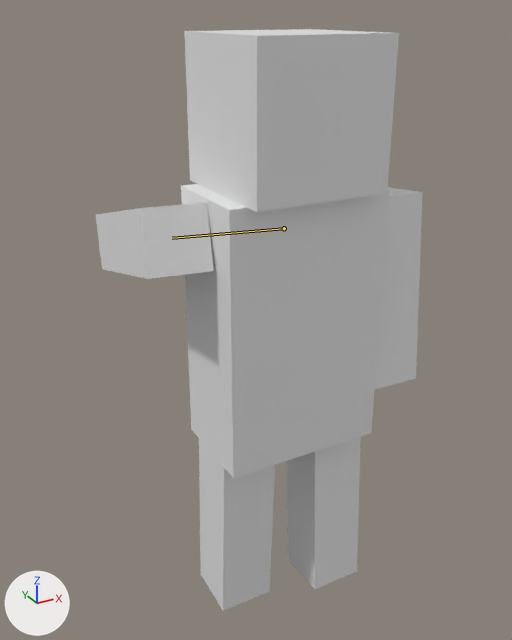
The Blender file blender/player.blend as it was, and as the next commit left it.
Before and after are seen from a 50 mm camera at (-1.019, -1.684, 0.855) aimed at (0.011, 0.188, -0.081). Lighting does not change. The marker at lower left points along +X, +Y and +Z. The older version comes first. Both versions are drawn at frame 8 of the action 'punch'; the numbers are the values there. The bones that change are drawn over the model as lines.

Names of what the first picture shows: 'body', 'head', 'l_arm', 'l_leg', 'r_arm', 'r_leg'.
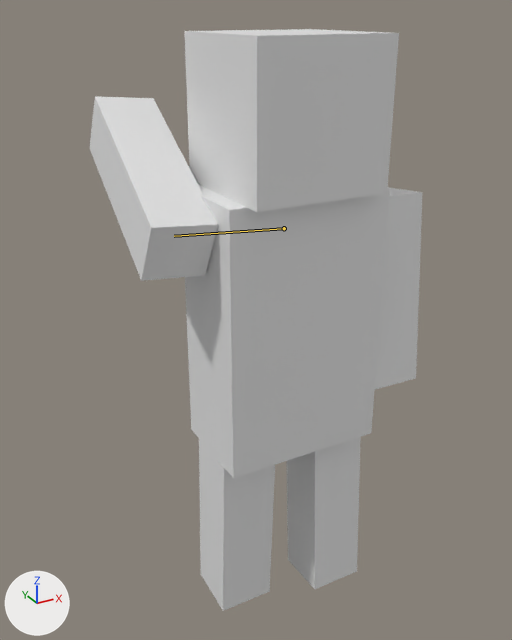
Patch to the scene script:
```diff
--- a/blender/player.blend.py
+++ b/blender/player.blend.py
@@ bone_arml @@
 bone_arml = bpy.data.objects['Armature'].pose.bones['armL']  # child of 'body'
-bone_arml.rotation_quaternion = (0.814, -0.029, -0.553, -0.001)  # degrees (-7, -68, 5)
+bone_arml.rotation_quaternion = (0.571, -0.023, -0.802, -0.017)  # degrees (0, -109, -3)
```

Pixel boxes [x1, y1, x2, y2] of what changed, in the pictures (512 x 640 px):
'l_arm', posed (9% wider, 142% taller): before [96, 203, 214, 279]; after [90, 96, 219, 281]
bone 'armL', root to tip: before (284, 228) to (172, 238); after (284, 228) to (174, 236)
